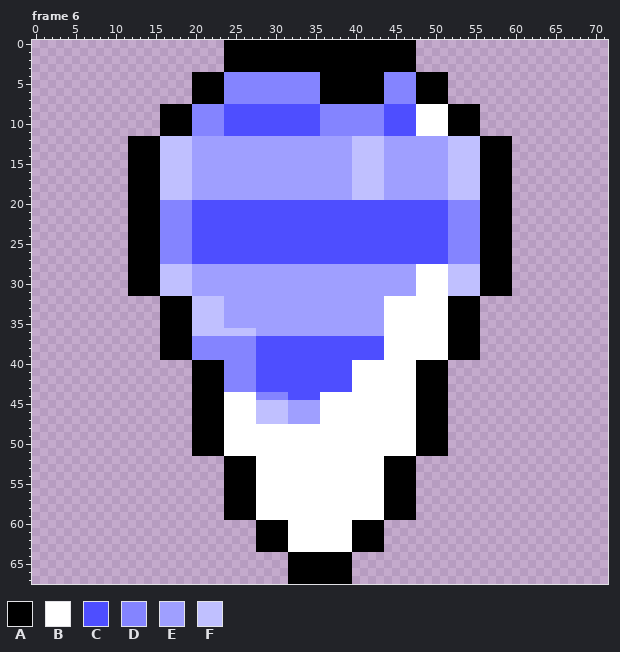
A pixel-art file gets an edit: Template (28 frames).aseprite. That is the earlier state.
72x68 pixels, 28 frames. Colours within 5 levels of each other are drawn and written as one. Shown: frame 6. The commit also changed other frames, which this record leaves out.
Visible layers, top first: "Base/Shine", "Base/Light" opacity 29%, "Base/Shadow" opacity 4% colour burn, "Base/Outline", "Icons/Rhombi", "Horizontal Stripes/7 Stripes", "Horizontal Stripes/9 Stripes", "Diagonal Stripes/3 Stripes Left", "Diagonal Stripes/3 Stripes Right".
Palette (. is transparent): A #000000  B #ffffff  C #4e4eff  D #8484ff  E #9f9fff  F #c0c0ff
Pixels before, frame 6 (only the part around the change), first column x 11:
 0 .............AAAAAAAAAAAAAAAAAAAAAAAA.............
 1 .............AAAAAAAAAAAAAAAAAAAAAAAA.............
 2 .............AAAAAAAAAAAAAAAAAAAAAAAA.............
 3 .............AAAAAAAAAAAAAAAAAAAAAAAA.............
 4 .........AAAADDDDDDDDDDDDAAAAAAAADDDDAAAA.........
 5 .........AAAADDDDDDDDDDDDAAAAAAAADDDDAAAA.........
 6 .........AAAADDDDDDDDDDDDAAAAAAAADDDDAAAA.........
 7 .........AAAADDDDDDDDDDDDAAAAAAAADDDDAAAA.........
 8 .....AAAADDDDCCCCCCCCCCCCDDDDDDDDCCCCBBBBAAAA.....
 9 .....AAAADDDDCCCCCCCCCCCCDDDDDDDDCCCCBBBBAAAA.....
10 .....AAAADDDDCCCCCCCCCCCCDDDDDDDDCCCCBBBBAAAA.....
11 .....AAAADDDDCCCCCCCCCCCCDDDDDDDDCCCCBBBBAAAA.....
12 .AAAAFFFFEEEEEEEEEEEEEEEEEEEEFFFFEEEEEEEEFFFFAAAA.
13 .AAAAFFFFEEEEEEEEEEEEEEEEEEEEFFFFEEEEEEEEFFFFAAAA.
14 .AAAAFFFFEEEEEEEEEEEEEEEEEEEEFFFFEEEEEEEEFFFFAAAA.
15 .AAAAFFFFEEEEEEEEEEEEEEEEEEEEFFFFEEEEEEEEFFFFAAAA.
16 .AAAAFFFFEEEEEEEEEEEEEEEEEEEEFFFFEEEEEEEEFFFFAAAA.
17 .AAAAFFFFEEEEEEEEEEEEEEEEEEEEFFFFEEEEEEEEFFFFAAAA.
18 .AAAAFFFFEEEEEEEEEEEEEEEEEEEEFFFFEEEEEEEEFFFFAAAA.
19 .AAAAFFFFEEEEEEEEEEEEEEEEEEEEFFFFEEEEEEEEFFFFAAAA.
20 .AAAADDDDCCCCCCCCCCCCCCCCCCCCCCCCCCCCCCCCDDDDAAAA.
21 .AAAADDDDCCCCCCCCCCCCCCCCCCCCCCCCCCCCCCCCDDDDAAAA.
22 .AAAADDDDCCCCCCCCCCCCCCCCCCCCCCCCCCCCCCCCDDDDAAAA.
23 .AAAADDDDCCCCCCCCCCCCCCCCCCCCCCCCCCCCCCCCDDDDAAAA.
24 .AAAADDDDCCCCCCCCCCCCCCCCCCCCCCCCCCCCCCCCDDDDAAAA.
25 .AAAADDDDCCCCCCCCCCCCCCCCCCCCCCCCCCCCCCCCDDDDAAAA.
26 .AAAADDDDCCCCCCCCCCCCCCCCCCCCCCCCCCCCCCCCDDDDAAAA.
27 .AAAADDDDCCCCCCCCCCCCCCCCCCCCCCCCCCCCCCCCDDDDAAAA.
28 .AAAAFFFFEEEEEEEEEEEEEEEEEEEEEEEEEEEEBBBBFFFFAAAA.
29 .AAAAFFFFEEEEEEEEEEEEEEEEEEEEEEEEEEEEBBBBFFFFAAAA.
30 .AAAAFFFFEEEEEEEEEEEEEEEEEEEEEEEEEEEEBBBBFFFFAAAA.
31 .AAAAFFFFEEEEEEEEEEEEEEEEEEEEEEEEEEEEBBBBFFFFAAAA.
32 .....AAAAFFFFEEEEEEEEEEEEEEEEEEEEBBBBBBBBAAAA.....
33 .....AAAAFFFFEEEEEEEEEEEEEEEEEEEEBBBBBBBBAAAA.....
34 .....AAAAFFFFEEEEEEEEEEEEEEEEEEEEBBBBBBBBAAAA.....
35 .....AAAAFFFFEEEEEEEEEEEEEEEEEEEEBBBBBBBBAAAA.....
36 .....AAAAFFFFFFFFEEEEEEEEEEEEEEEEBBBBBBBBAAAA.....
37 .....AAAADDDDDDDDCCCCCCCCCCCCCCCCBBBBBBBBAAAA.....
38 .....AAAADDDDDDDDCCCCCCCCCCCCCCCCBBBBBBBBAAAA.....
39 .....AAAADDDDDDDDCCCCCCCCCCCCCCCCBBBBBBBBAAAA.....
40 .........AAAADDDDCCCCCCCCCCCCBBBBBBBBAAAA.........
41 .........AAAADDDDCCCCCCCCCCCCBBBBBBBBAAAA.........
42 .........AAAADDDDCCCCCCCCCCCCBBBBBBBBAAAA.........
43 .........AAAADDDDCCCCCCCCCCCCBBBBBBBBAAAA.........
44 .........AAAABBBBDDDDCCCCBBBBBBBBBBBBAAAA.........
45 .........AAAABBBBFFFFEEEEBBBBBBBBBBBBAAAA.........
46 .........AAAABBBBFFFFEEEEBBBBBBBBBBBBAAAA.........
47 .........AAAABBBBFFFFEEEEBBBBBBBBBBBBAAAA.........
48 .........AAAABBBBBBBBBBBBBBBBBBBBBBBBAAAA.........
49 .........AAAABBBBBBBBBBBBBBBBBBBBBBBBAAAA.........
50 .........AAAABBBBBBBBBBBBBBBBBBBBBBBBAAAA.........
51 .........AAAABBBBBBBBBBBBBBBBBBBBBBBBAAAA.........
52 .............AAAABBBBBBBBBBBBBBBBAAAA.............
53 .............AAAABBBBBBBBBBBBBBBBAAAA.............
54 .............AAAABBBBBBBBBBBBBBBBAAAA.............
55 .............AAAABBBBBBBBBBBBBBBBAAAA.............
After:
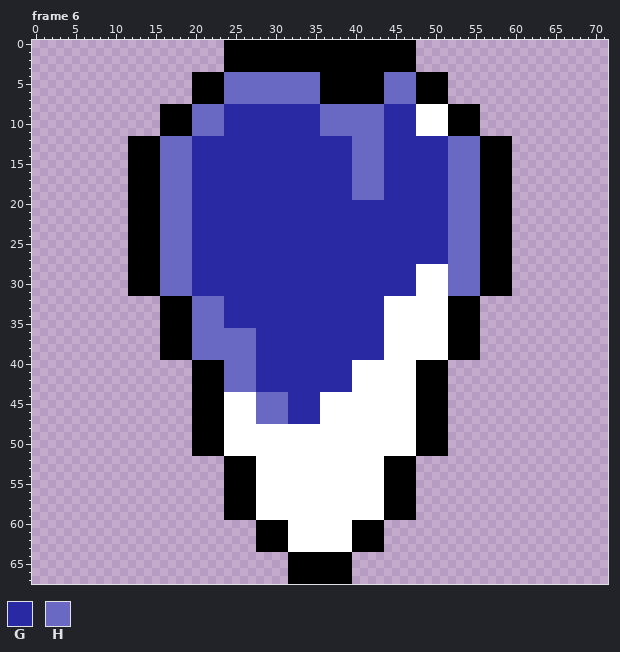
Colours new in this view: G #2929a3  H #6969c3
From old to new:
layer "Horizontal Stripes/9 Stripes" now hidden
layer "Horizontal Stripes/7 Stripes" now hidden
layer "Unique Color" now shown
Changed rows in their new state; - is an unchanged pixel.
Frame 6, layer "Unique Color":
first column x 16:
 4 --------HHHHHHHHHHHH--------HHHH--------
 5 --------HHHHHHHHHHHH--------HHHH--------
 6 --------HHHHHHHHHHHH--------HHHH--------
 7 --------HHHHHHHHHHHH--------HHHH--------
 8 ----HHHHGGGGGGGGGGGGHHHHHHHHGGGG--------
 9 ----HHHHGGGGGGGGGGGGHHHHHHHHGGGG--------
10 ----HHHHGGGGGGGGGGGGHHHHHHHHGGGG--------
11 ----HHHHGGGGGGGGGGGGHHHHHHHHGGGG--------
12 HHHHGGGGGGGGGGGGGGGGGGGGHHHHGGGGGGGGHHHH
13 HHHHGGGGGGGGGGGGGGGGGGGGHHHHGGGGGGGGHHHH
14 HHHHGGGGGGGGGGGGGGGGGGGGHHHHGGGGGGGGHHHH
15 HHHHGGGGGGGGGGGGGGGGGGGGHHHHGGGGGGGGHHHH
16 HHHHGGGGGGGGGGGGGGGGGGGGHHHHGGGGGGGGHHHH
17 HHHHGGGGGGGGGGGGGGGGGGGGHHHHGGGGGGGGHHHH
18 HHHHGGGGGGGGGGGGGGGGGGGGHHHHGGGGGGGGHHHH
19 HHHHGGGGGGGGGGGGGGGGGGGGHHHHGGGGGGGGHHHH
20 HHHHGGGGGGGGGGGGGGGGGGGGGGGGGGGGGGGGHHHH
21 HHHHGGGGGGGGGGGGGGGGGGGGGGGGGGGGGGGGHHHH
22 HHHHGGGGGGGGGGGGGGGGGGGGGGGGGGGGGGGGHHHH
23 HHHHGGGGGGGGGGGGGGGGGGGGGGGGGGGGGGGGHHHH
24 HHHHGGGGGGGGGGGGGGGGGGGGGGGGGGGGGGGGHHHH
25 HHHHGGGGGGGGGGGGGGGGGGGGGGGGGGGGGGGGHHHH
26 HHHHGGGGGGGGGGGGGGGGGGGGGGGGGGGGGGGGHHHH
27 HHHHGGGGGGGGGGGGGGGGGGGGGGGGGGGGGGGGHHHH
28 HHHHGGGGGGGGGGGGGGGGGGGGGGGGGGGG----HHHH
29 HHHHGGGGGGGGGGGGGGGGGGGGGGGGGGGG----HHHH
30 HHHHGGGGGGGGGGGGGGGGGGGGGGGGGGGG----HHHH
31 HHHHGGGGGGGGGGGGGGGGGGGGGGGGGGGG----HHHH
32 ----HHHHGGGGGGGGGGGGGGGGGGGG------------
33 ----HHHHGGGGGGGGGGGGGGGGGGGG------------
34 ----HHHHGGGGGGGGGGGGGGGGGGGG------------
35 ----HHHHGGGGGGGGGGGGGGGGGGGG------------
36 ----HHHHHHHHGGGGGGGGGGGGGGGG------------
37 ----HHHHHHHHGGGGGGGGGGGGGGGG------------
38 ----HHHHHHHHGGGGGGGGGGGGGGGG------------
39 ----HHHHHHHHGGGGGGGGGGGGGGGG------------
40 --------HHHHGGGGGGGGGGGG----------------
41 --------HHHHGGGGGGGGGGGG----------------
42 --------HHHHGGGGGGGGGGGG----------------
43 --------HHHHGGGGGGGGGGGG----------------
44 ------------HHHHGGGG--------------------
45 ------------HHHHGGGG--------------------
46 ------------HHHHGGGG--------------------
47 ------------HHHHGGGG--------------------
Pixel boxes of the changes (left, top, right, bottom) in both pictures:
changed: (160, 72, 480, 424)
